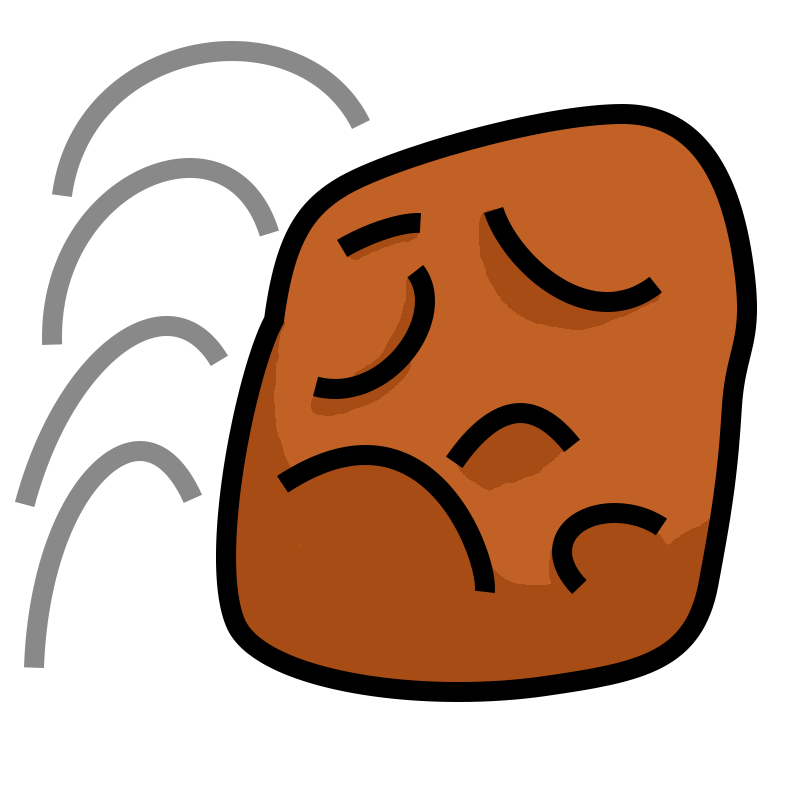
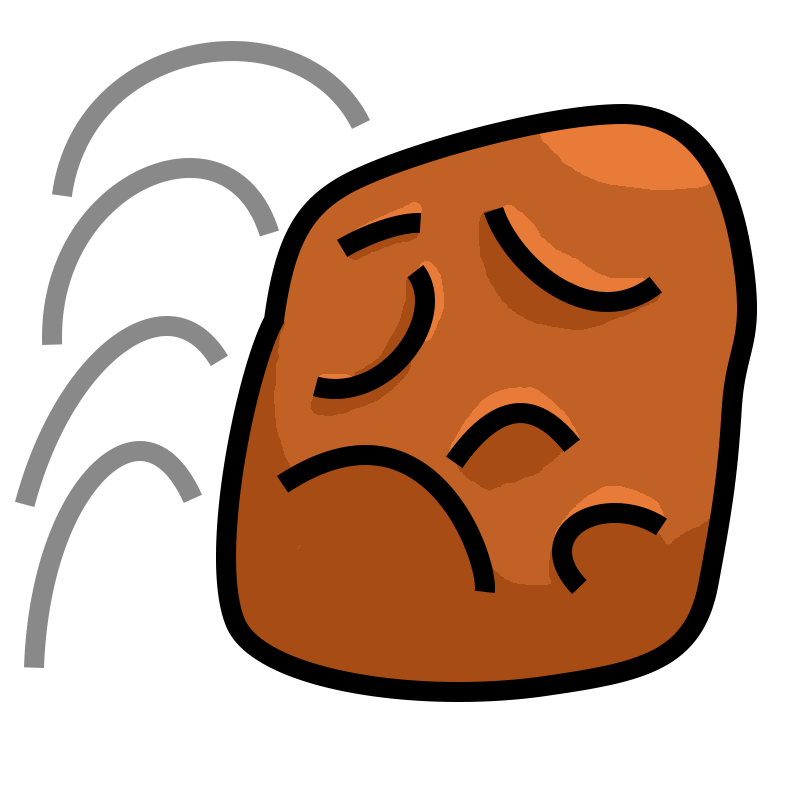
Before/after of a 800x800 layered artwork. What changed in the layer stack:
painted on "Shape 1" over [left=317, top=125, right=599, bottom=542]
painted on "Layer 1" over [left=317, top=124, right=711, bottom=542]
